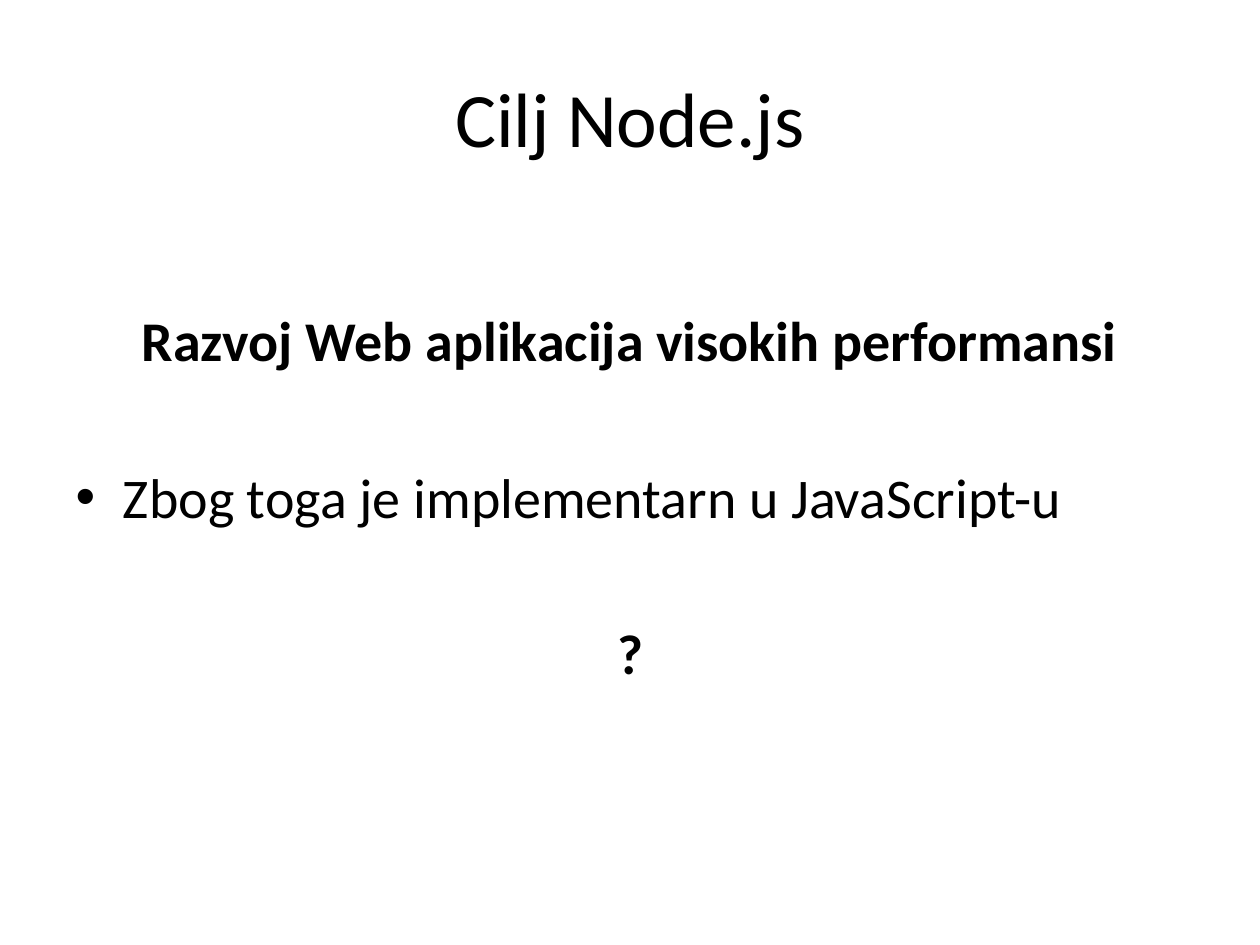
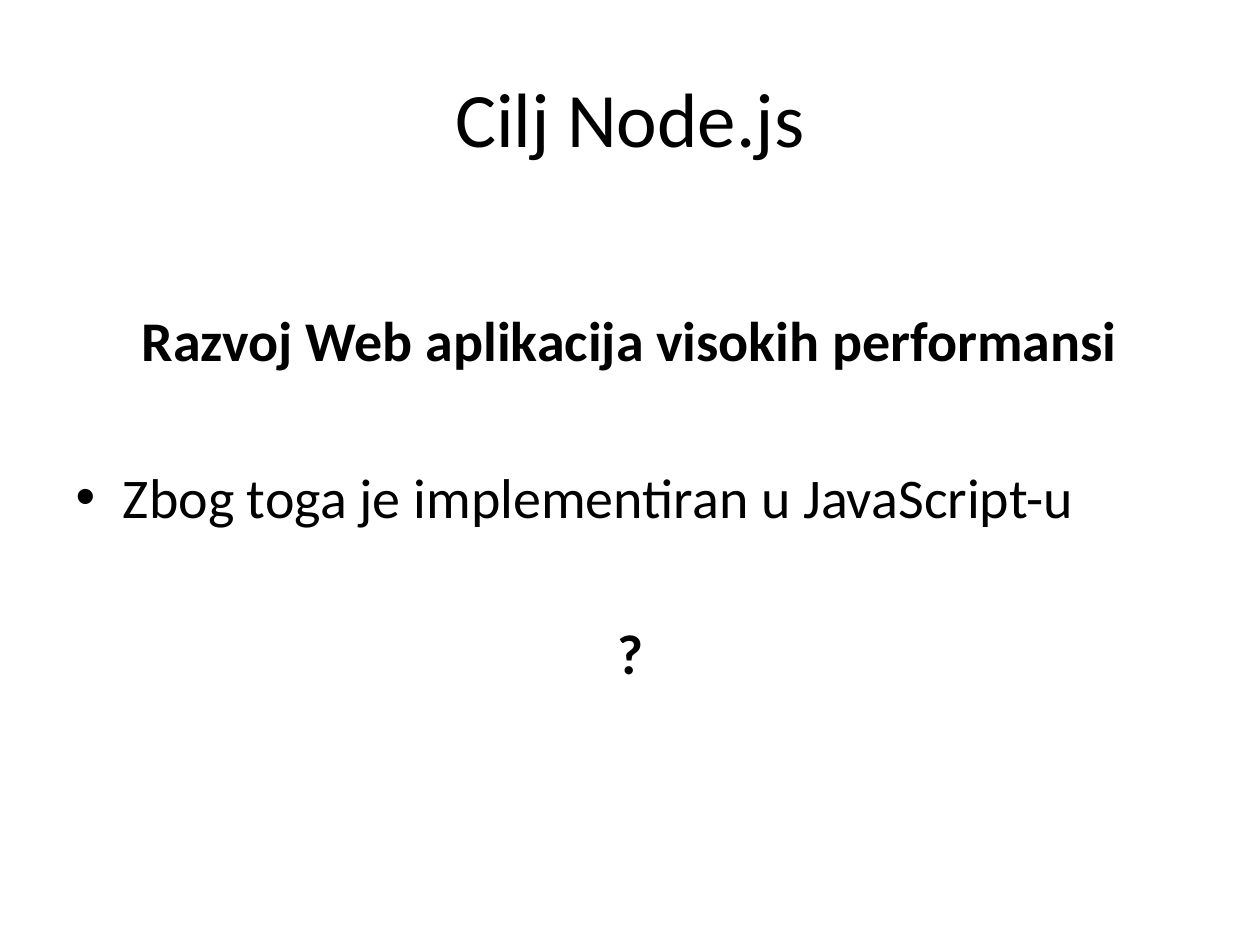
Before and after one commit to XWS2016/BackEnd, a slide deck: slide 3 of 01_Node/BackEnd_01_Node.pptx. Drawn at 1260x945 pixels with LibreOffice and Linux fonts; fonts in the diff are those of the drawing. Boxes give left, top, right and bottom in pixels: in the first picture for what was removed or moved away, otherwise in the second. Text is boxed around its words. In the diff, an @@ line names an element or a change of style, - is before the commit and + after.

```diff
--- a/01_Node/BackEnd_01_Node.pptx
+++ b/01_Node/BackEnd_01_Node.pptx
@@ text at (123, 479, 1073, 528): text changed @@
-• Zbog toga je implementarn u JavaScript-u
+• Zbog toga je implementiran u JavaScript-u
```
Also in this commit, not shown: 8 other slides changed, 13 other files.
